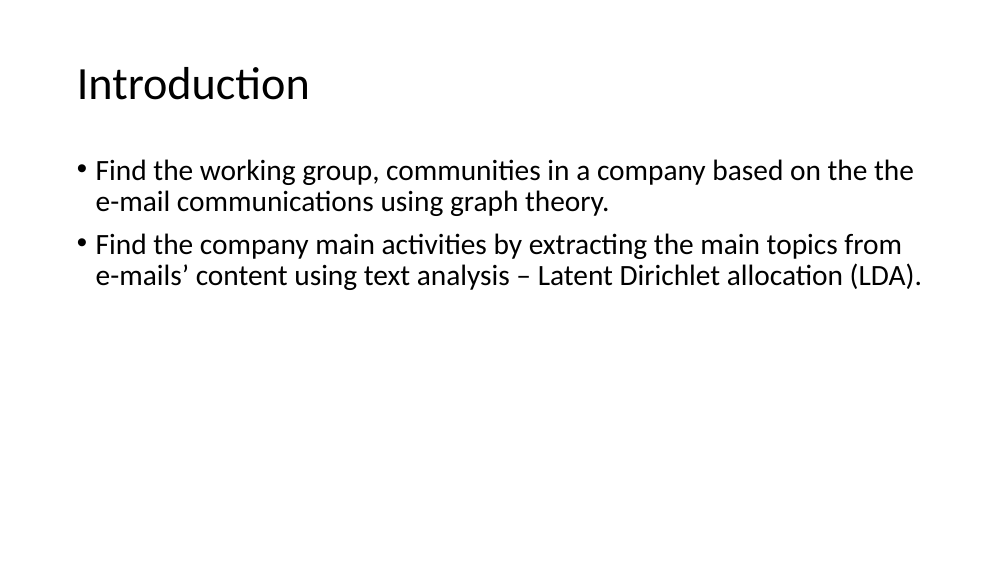
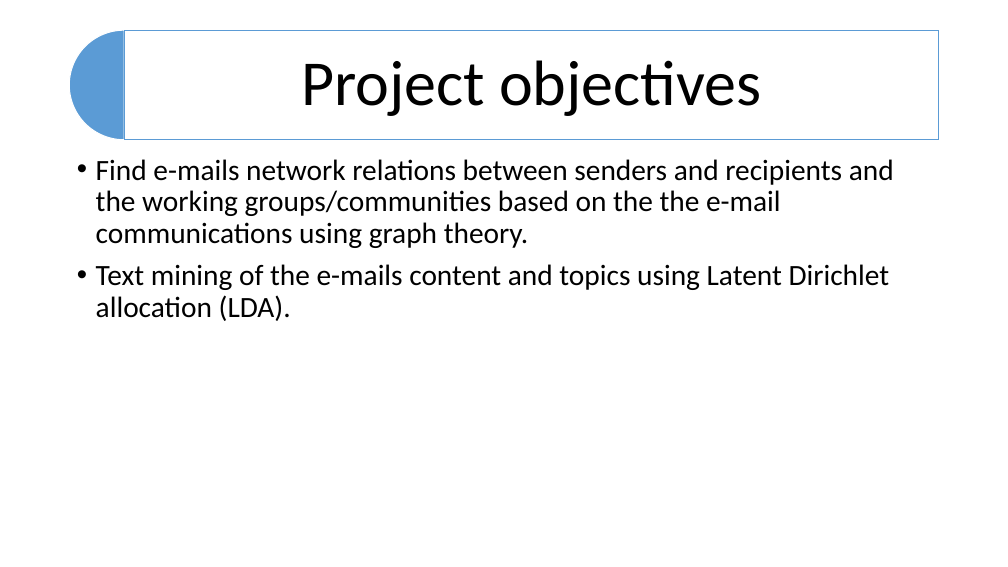
Before and after one commit to dbancea/enron-email-analyses, a slide deck: slide 1 of enron_email_analyses.pptx. Drawn at 1008x567 pixels with LibreOffice and Linux fonts; fonts in the diff are those of the drawing. Boxes give left, top, right and bottom in pixels: in the first picture for what was removed or moved away, otherwise in the second. Text is boxed around its words. In the diff, an @@ line names an element or a change of style, - is before the commit and + after.

```diff
--- a/enron_email_analyses.pptx
+++ b/enron_email_analyses.pptx
@@ pie slice (boxed as its full ellipse) added at <box>70,30,179,140</box>, fill #5B9BD5, outline #FFFFFF 1 pt @@
@@ rectangle added at <box>124,30,939,140</box>, fill #FFFFFF at 90% opacity, outline #5B9BD5 1 pt @@
@@ text at <box>301,60,761,116</box>: text changed; size 44 to 61 pt @@
-Introduction
+Project objectives
@@ text at <box>96,159,894,321</box>: text changed @@
-• Find the working group, communities in a company based on the the e-mail communications using graph theory.
-• Find the company main activities by extracting the main topics from e-mails’ content using text analysis – Latent Dirichlet allocation (LDA).
+• Find e-mails network relations between senders and recipients and the working groups/communities based on the the e-mail communications using graph theory.
+• Text mining of the e-mails content and topics using Latent Dirichlet allocation (LDA).
```
Also in this commit, not shown: 7 other slides changed, 4 other files.
